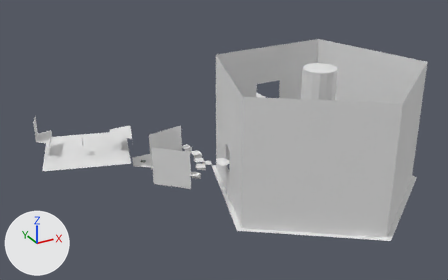
Two versions of the glTF model custom_assets/jak1/levels/gmgauntlet/gmgauntlet.glb, one commit apart.
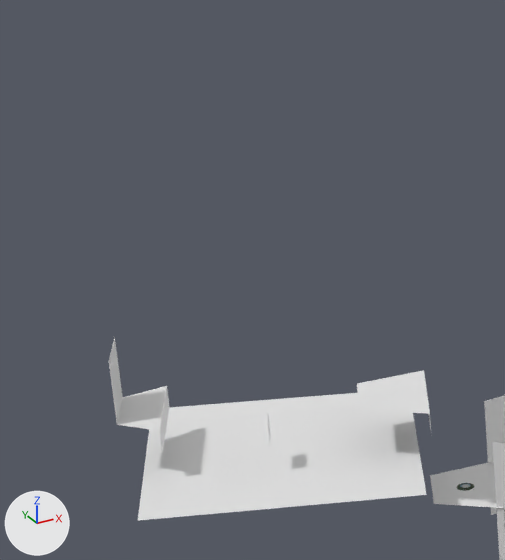
Old and new are each drawn whole from a 50 mm lens placed at (774.0, -1625.0, 568.0), pointed at (1229.0, -798.0, 155.0) and again close up on the part from 0% to 35% of the width and 4% to 66% of the height. The axes (+X, +Y, +Z) are drawn at lower left. The lights are the same throughout. The older version's two pictures come first. Where no turn or scale is listed for an object, it has been applied to the vertices. Vertices at exactly the same position are counted once.
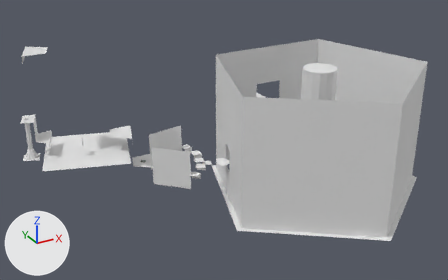
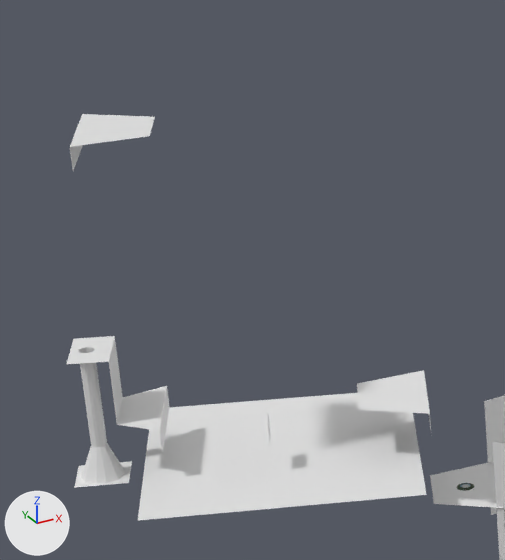
Changed parts and their boxes (x1, y1, x2, y2) in the close-ups (505 x 560 px):
'Plane.012', reshaped (69% wider, 28% taller)
    before: (109, 337, 170, 452)
    after: (66, 336, 170, 483)
'Plane.014', added
    after: (70, 114, 155, 171)
'Plane.013', added
    after: (74, 461, 132, 488)
part 1 of me_plane_013, added
    after: (66, 336, 125, 483)

Edits to the bpy script that builds the scene:
```text
Change me_plane_013:
    used by ob_plane_012; location = (969.2, -678.2, 168.4)
    remove me_plane_013.from_pydata(...)  # 8 vertices, 6 faces; spans x -21.1..13.0, y -28.7..26.0, z -11.8..33.2
    add me_plane_013.from_pydata(...)  # 52 vertices, 80 faces; spans x -39.8..13.0, y -28.7..27.6, z -34.0..33.2
    me_plane_013 part 1
    32 vertices are added at x -39.8..-14.3, y -10.0..27.6, z -34.0..33.2
    12 new vertices lie (0.0, 0.0, 50.3) away from vertices in x -30.9..-23.3, y 5.2..12.8, z -17.1
    74 new faces join them
Add me_plane_015:
    me_plane_015.from_pydata([(34.0, 7.1, 0.0), (4.7, 28.7, 0.0), (23.4, -25.7, 0.0), (-13.0, -26.0, 0.0), (4.7, 28.7, -11.8), (-13.0, -26.0, -11.8)], [], [(0, 1, 3), (0, 3, 2), (3, 1, 4), (3, 4, 5)])
Add me_plane_014:
    me_plane_014.from_pydata([(-16.3, -8.7, 0.0), (8.7, -16.3, 0.0), (-8.7, 16.3, 0.0), (16.3, 8.7, 0.0)], [], [(0, 1, 3), (0, 3, 2)])
Add ob_plane_014:
    ob_plane_014 = bpy.data.objects.new('Plane.014', me_plane_015)
    ob_plane_014.location = (954.6, -673.7, 311.7)
Add ob_plane_013:
    ob_plane_013 = bpy.data.objects.new('Plane.013', me_plane_014)
    ob_plane_013.location = (942.2, -669.1, 134.7)
```
